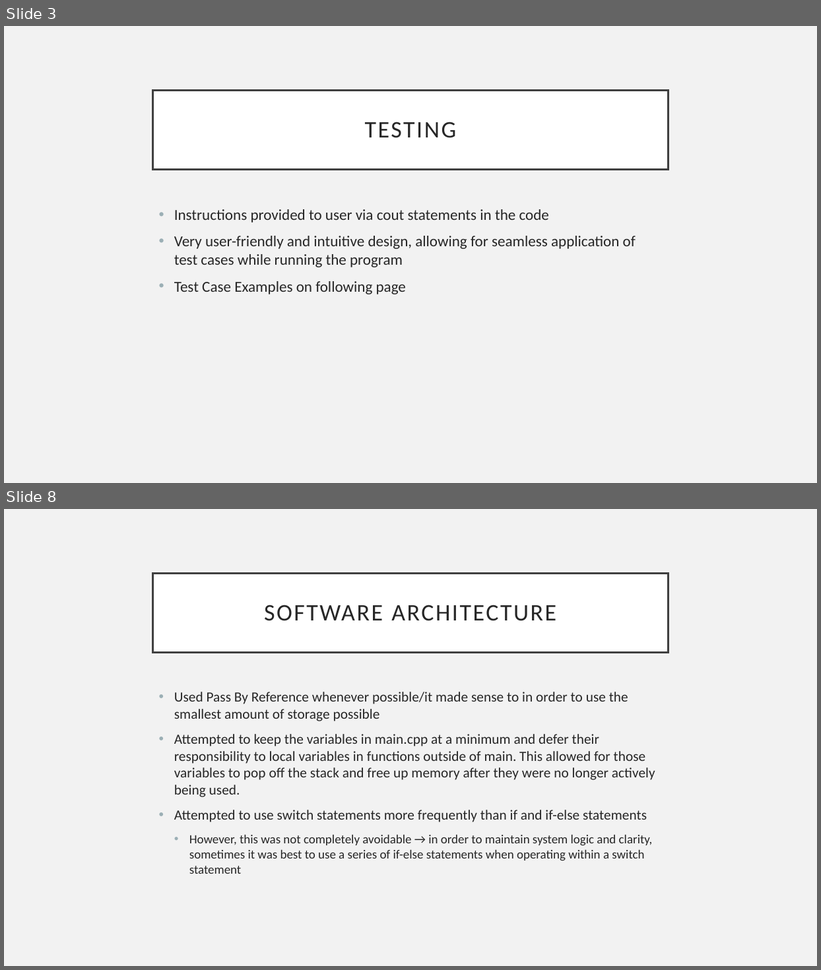
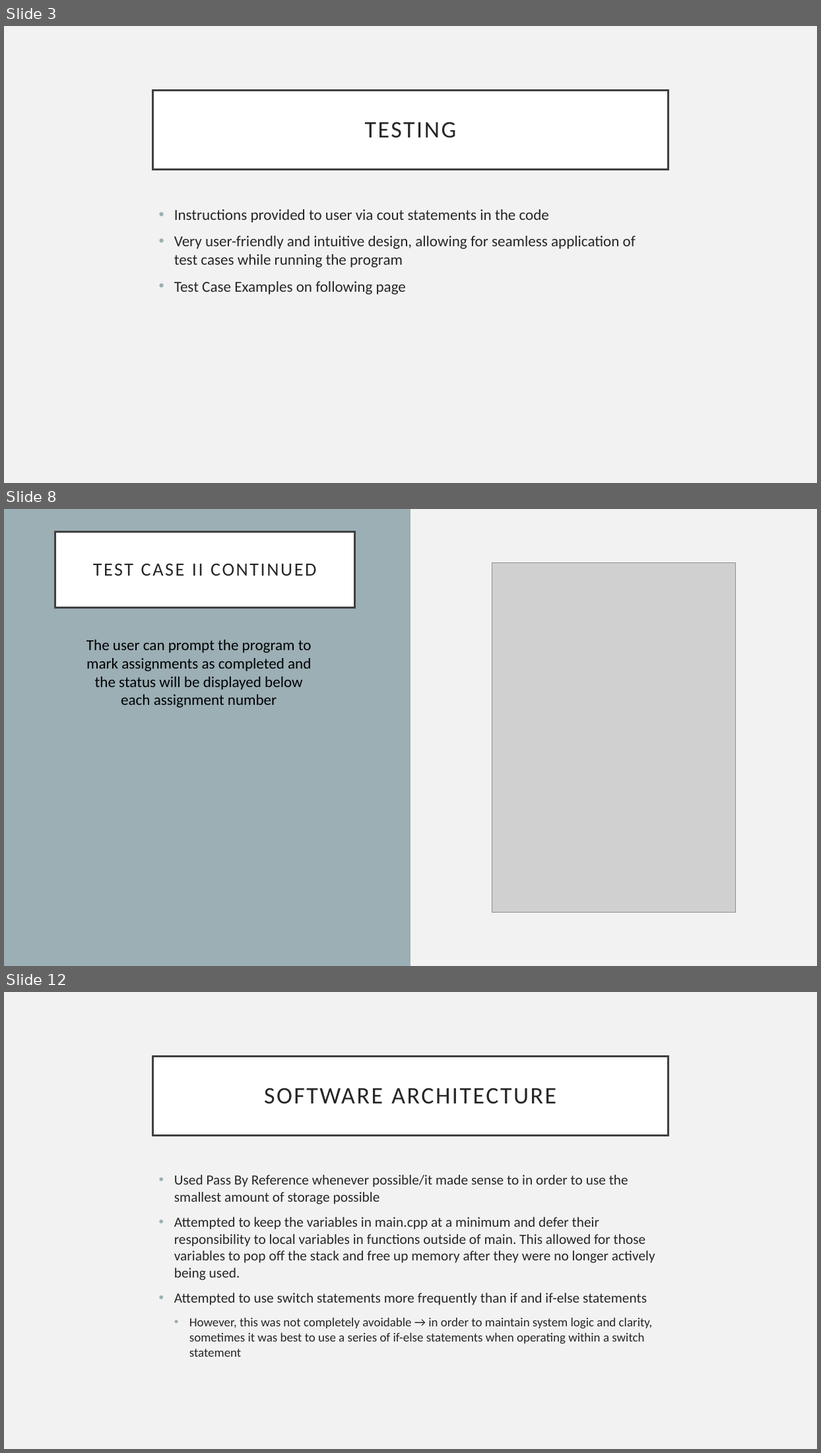
Before and after one commit to kylawilson/EC327FinalProject, a slide deck: doc/ProjectArchitecture.pptx. Shown one above the other, each under a label of ours: slides 3 and 8 before the commit, slides 3, 8 and 12 after it; the slides between them are not shown. The pictures are 821x970 and 821x1453 pixels, drawn with LibreOffice and Linux fonts; fonts in the diff are those of the drawing; grey boxes stand for pictures. Boxes give left, top, right and bottom in pixels: in the first picture for what was removed or moved away, otherwise in the second. Text is boxed around its words. In the diff, an @@ line names an element or a change of style, - is before the commit and + after.

```diff
--- a/doc/ProjectArchitecture.pptx
+++ b/doc/ProjectArchitecture.pptx
@@ slide 8 added at (x1=4, y1=509, x2=817, y2=966), background #F2F2F2 @@
@@ rectangle added at (x1=4, y1=509, x2=411, y2=966), fill #9BAFB5 @@
@@ title added at (x1=55, y1=531, x2=354, y2=608), fill #FFFFFF, outline #404040 2.5 pt, 22 pt, text #262626 @@
+TEST CASE II CONTINUED
@@ picture added at (x1=492, y1=562, x2=735, y2=913) @@
@@ text added at (x1=86, y1=640, x2=312, y2=708), 18 pt, text #000000 @@
+The user can prompt the program to mark assignments as completed and the status will be displayed below each assignment number
@@ what was slide 8 is now slide 12 @@
```
Also in this commit, not shown: 7 other slides added, 4 slides removed.
